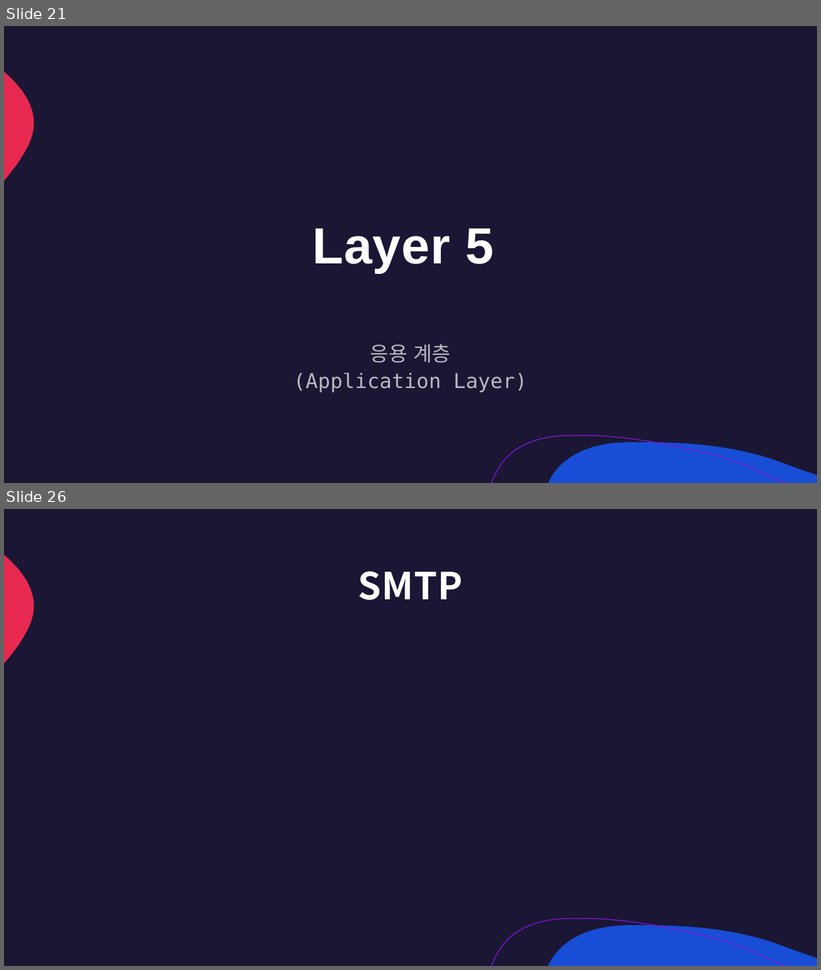
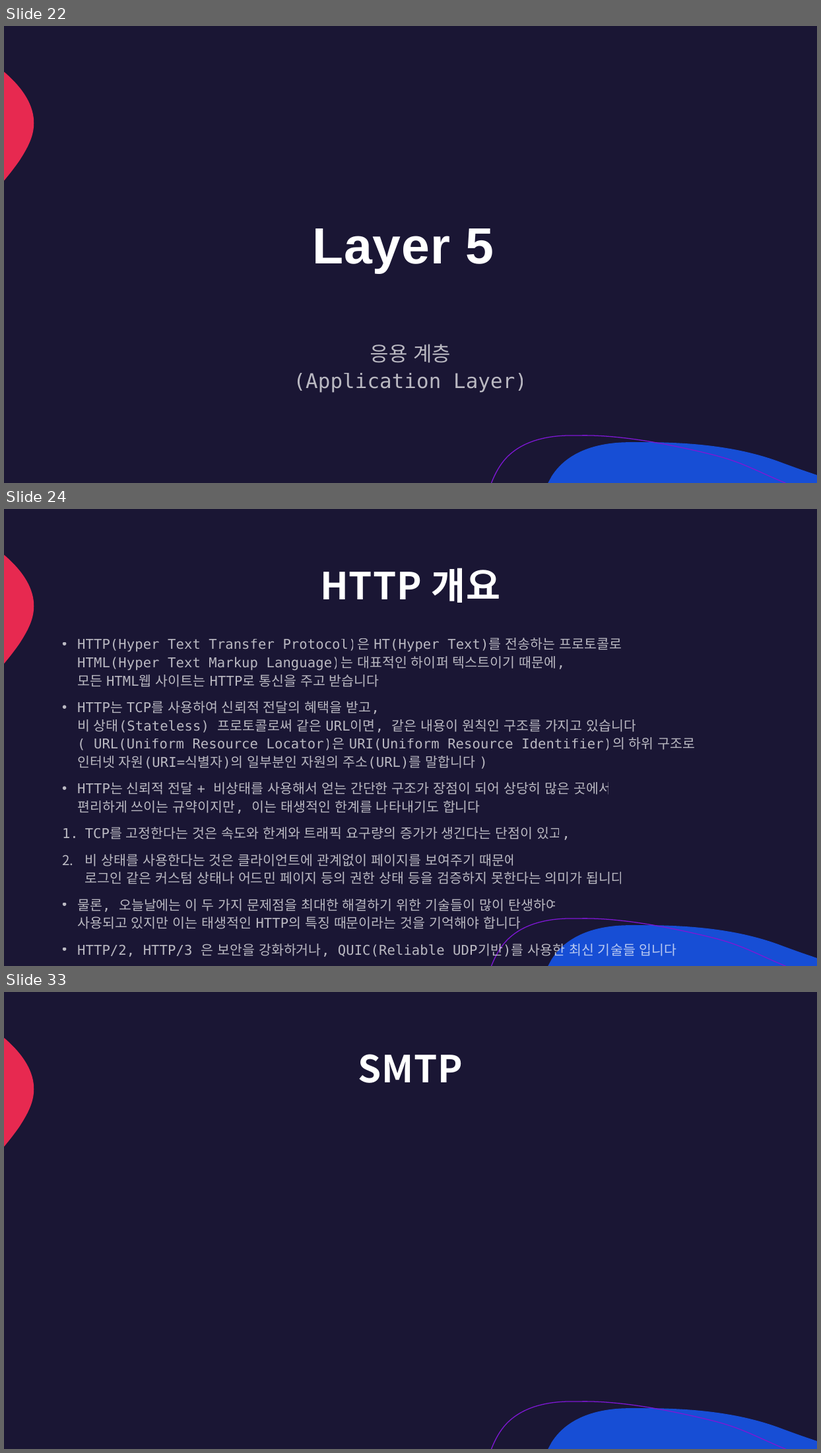
Before and after one commit to lumen4723/2024_network, a slide deck: 1.pptx. Shown one above the other, each under a label of ours: slides 21 and 26 before the commit, slides 22, 24 and 33 after it; the slides between them are not shown. The pictures are 821x970 and 821x1453 pixels, drawn with LibreOffice and Linux fonts; fonts in the diff are those of the drawing. Boxes give left, top, right and bottom in pixels: in the first picture for what was removed or moved away, otherwise in the second. Text is boxed around its words. In the diff, an @@ line names an element or a change of style, - is before the commit and + after.

```diff
--- a/1.pptx
+++ b/1.pptx
@@ slide 24 added at (4,509,817,966), background #1A1634; not listed: 3 template elements that a slide beside it also shows @@
@@ title added at (320,568,501,603), 44 pt, text #FFFFFF, bold @@
+HTTP 개요
@@ text added at (77,638,696,958), 16 pt, text #FFFFFF at 70% opacity @@
+• HTTP(Hyper Text Transfer Protocol)은 HT(Hyper Text)를 전송하는 프로토콜로
+  HTML(Hyper Text Markup Language)는 대표적인 하이퍼 텍스트이기 때문에,
+  모든 HTML웹 사이트는 HTTP로 통신을 주고 받습니다
+• HTTP는 TCP를 사용하여 신뢰적 전달의 혜택을 받고,
+  비 상태(Stateless) 프로토콜로써 같은 URL이면, 같은 내용이 원칙인 구조를 가지고 있습니다
+  ( URL(Uniform Resource Locator)은 URI(Uniform Resource Identifier)의 하위 구조로
+  인터넷 자원(URI=식별자)의 일부분인 자원의 주소(URL)를 말합니다 )
+• HTTP는 신뢰적 전달 + 비상태를 사용해서 얻는 간단한 구조가 장점이 되어 상당히 많은 곳에서
+  편리하게 쓰이는 규약이지만, 이는 태생적인 한계를 나타내기도 합니다
+1. TCP를 고정한다는 것은 속도와 한계와 트래픽 요구량의 증가가 생긴다는 단점이 있고,
+2. 비 상태를 사용한다는 것은 클라이언트에 관계없이 페이지를 보여주기 때문에
+   로그인 같은 커스텀 상태나 어드민 페이지 등의 권한 상태 등을 검증하지 못한다는 의미가 됩니다
+• 물론, 오늘날에는 이 두 가지 문제점을 최대한 해결하기 위한 기술들이 많이 탄생하여
+  사용되고 있지만 이는 태생적인 HTTP의 특징 때문이라는 것을 기억해야 합니다
+• HTTP/2, HTTP/3 은 보안을 강화하거나, QUIC(Reliable UDP기반)를 사용한 최신 기술들 입니다
@@ what was slide 21 is now slide 22 @@
@@ what was slide 26 is now slide 33 @@
```
Also in this commit, not shown: 11 slides changed, 13 other slides added, 15 slides removed, 1 other file.
